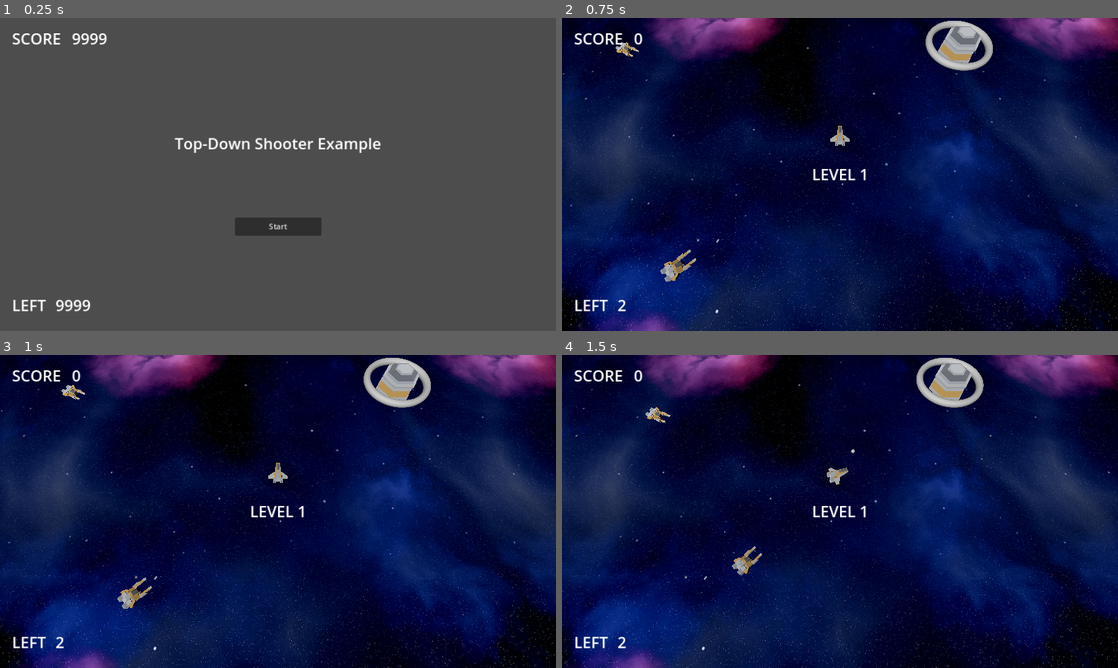
Above: before the commit, frames 1-4 (two rows, left to right).
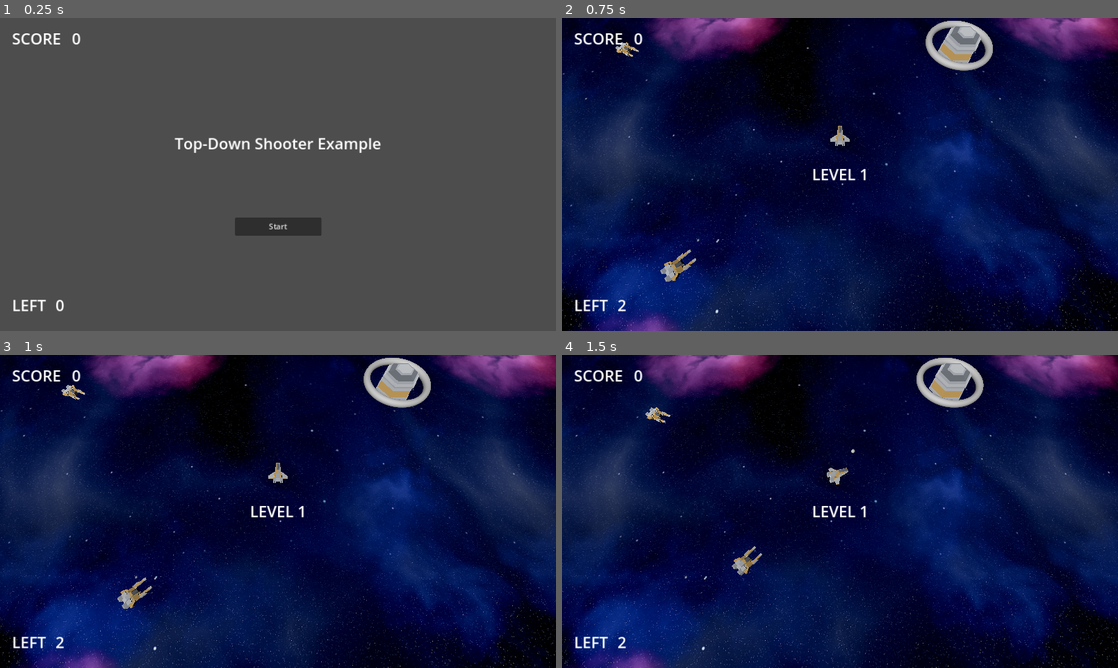
Above: after the commit, the same moments.

Repository: korinVR/TopDownShooterExample
Game: Godot game, scene res://main.tscn
The game is run twice, just before and just after one commit, with the same random seed, the same clock (stepped at 60 frames per second) and the same inputs.
Inputs:
- Up to frame 1 (0.25 s): no input
- Up to frame 2 (0.75 s): click "Start" at 0.5 s
- Up to frame 3 (1 s): no input
- Up to frame 4 (1.5 s): hold Right (ui_right) from 1.28 s (still down); tap Space (Fire) at 1.35 s

The runs differ from the first frame. In frame 1, 0.3% of the frame differs, in the area x 10-20%, y 4-94%; in frame 2, nothing differs; in frame 3, nothing differs; in frame 4, nothing differs.

Commit message:
Change project name

Diff:
--- a/main.tscn
+++ b/main.tscn
@@ -27,10 +27,11 @@
 label_settings = ExtResource("4_6cyk2")
 
 [node name="Score" type="Label" parent="HUD/ScoreLabel"]
+layout_mode = 0
 offset_left = 124.0
 offset_right = 196.0
 offset_bottom = 48.0
-text = "9999"
+text = "0"
 label_settings = ExtResource("4_6cyk2")
 
 [node name="PlayerLeftLabel" type="Label" parent="HUD"]
@@ -42,8 +43,9 @@
 label_settings = ExtResource("4_6cyk2")
 
 [node name="PlayerLeft" type="Label" parent="HUD/PlayerLeftLabel"]
+layout_mode = 0
 offset_left = 90.0
 offset_right = 162.0
 offset_bottom = 48.0
-text = "9999"
+text = "0"
 label_settings = ExtResource("4_6cyk2")
--- a/project.godot
+++ b/project.godot
@@ -10,7 +10,7 @@
 
 [application]
 
-config/name="GodotTopDownShooter"
+config/name="TopDownShooterExample"
 run/main_scene="res://main.tscn"
 config/features=PackedStringArray("4.0", "Forward Plus")
 config/icon="res://icon.svg"
Not shown, changed: export_presets.cfg
